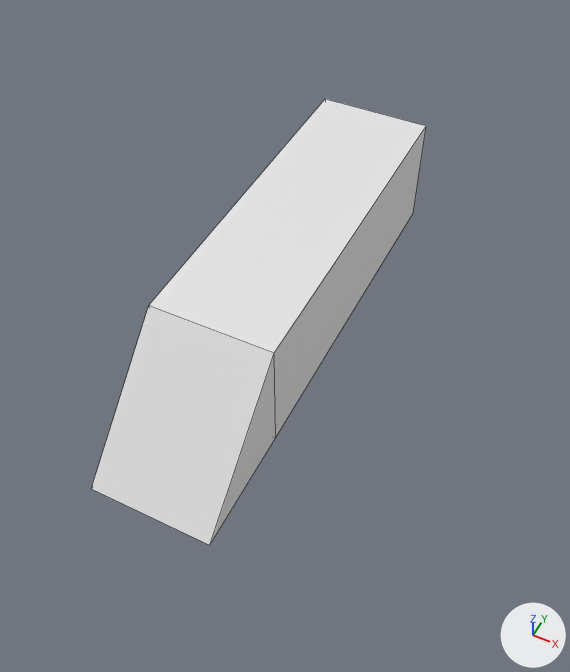
The Blender file Assets/Section 2 Box Modelling Assets/challenge_makeAirplane.blend: old version first, new version second.
Both versions are drawn from a camera (50 mm lens) standing at (4.23, -7.13, 10.09) and looking at (0.2, 0.92, 0.02). The lights are fixed; the arrows at lower right show +X, +Y and +Z. Mesh edges are drawn as thin lines.
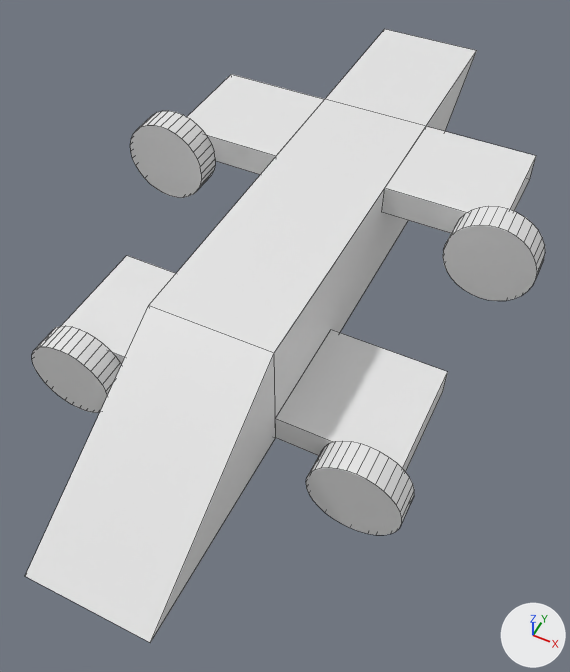
Boxes [x1, y1, x2, y2] around the edits, measured in the pictures (570 x 672 px):
'Cube.001', reshaped (18% wider, 15% taller)
    before: [149, 99, 426, 436]
    after: [149, 29, 477, 418]
'Cube.002', mesh rescaled (35% wider, 41% taller)
    before: [91, 305, 276, 545]
    after: [25, 305, 276, 643]
'Cube.005', added
    after: [275, 330, 448, 472]
'Cube.006', added
    after: [382, 127, 536, 233]
'Cube.003', added
    after: [187, 74, 325, 175]
'Cylinder.003', added
    after: [443, 207, 545, 301]
'Cylinder.002', added
    after: [306, 441, 414, 535]
'Cylinder', added
    after: [130, 111, 215, 198]
'Cube.004', added
    after: [61, 256, 176, 365]
'Cylinder.001', added
    after: [32, 326, 121, 413]
part 2 of me_cube_002, built on
    after: [325, 29, 477, 131]

Edits to the bpy script that builds the scene:
```text
Change me_cube_003:
    where me_cube_003.from_pydata(...)  # 6 vertices, 4 faces; spans x -1.0..1.0, y -1.0..1.0, z -1.0..1.0
    used by ob_cube_002; location = (0.0, -2.0, 1.0)
    me_cube_003 part 1: the whole mesh is scaled about its middle by (1, 1.75, 1), then moved by (0.0, -0.75, 0.0)
Change me_cube_002:
    where me_cube_002.from_pydata(...)  # 18 vertices, 12 faces; spans x -1.0..1.0, y -1.0..5.0, z -1.0..1.0
    used by ob_cube_001; location = (0.0, 0.0, 1.0)
    verts and faces of me_cube_002; kept vertices keep their numbers, new ones are numbered from 18
    before: 8 (-1.0, 5.0, 1.0) at pixel (325, 98), 9 (-1.0, 5.0, -1.0), 10 (1.0, 5.0, -1.0) at pixel (413, 213), 11 (1.0, 5.0, 1.0) at pixel (426, 125), 16 (-1.0, 5.0, 1.0) at pixel (325, 98)
    before: 17 (1.0, 5.0, 1.0) at pixel (426, 125)
    me_cube_002 part 2
    add delete_faces([(8, 11, 10, 9)])
    add verts[18] = (-1.0, 8.0, 1.0)  # pixel (384, 28)
    add verts[19] = (1.0, 8.0, 1.0)  # pixel (476, 50)
    add faces += [(8, 11, 19, 18), (10, 17, 19), (9, 18, 19, 10), (9, 16, 18)]
Add me_cube_004:
    me_cube_004.from_pydata(...)  # a box spanning x -1.0..1.0, y -1.0..1.0, z -1.0..1.0
Add me_cylinder:
    me_cylinder.from_pydata(...)  # a 32-sided cylinder along z spanning x -1.0..1.0, y -1.0..1.0, z -1.0..1.0
Add ob_cube_003:
    ob_cube_003 = bpy.data.objects.new('Cube.003', me_cube_004)
    ob_cube_003.location = (-2.0, 3.98, 1.75)
    ob_cube_003.scale = (1.0, 1.0, 0.25)
Add ob_cube_004:
    ob_cube_004 = bpy.data.objects.new('Cube.004', me_cube_004.copy())
    ob_cube_004.location = (-2.0, 0.0, 0.25)
    ob_cube_004.scale = (1.0, 1.0, 0.25)
Add ob_cylinder:
    ob_cylinder = bpy.data.objects.new('Cylinder', me_cylinder)
    ob_cylinder.location = (-3.0, 2.75, 1.53)
    ob_cylinder.rotation_euler = (1.571, 1.571, 0.0)  # degrees (90, 90, 0)
    ob_cylinder.scale = (0.75, 0.75, 0.25)
Add ob_cylinder_001:
    ob_cylinder_001 = bpy.data.objects.new('Cylinder.001', me_cylinder.copy())
    ob_cylinder_001.location = (-2.5, -1.25, 0.0)
    ob_cylinder_001.rotation_euler = (1.571, 1.571, 0.0)  # degrees (90, 90, 0)
    ob_cylinder_001.scale = (0.75, 0.75, 0.25)
Add ob_cylinder_002:
    ob_cylinder_002 = bpy.data.objects.new('Cylinder.002', me_cylinder.copy())
    ob_cylinder_002.location = (2.5, -1.25, 0.0)
    ob_cylinder_002.rotation_euler = (1.571, 1.571, 0.0)  # degrees (90, 90, 0)
    ob_cylinder_002.scale = (0.75, -0.75, 0.25)
Add ob_cylinder_003:
    ob_cylinder_003 = bpy.data.objects.new('Cylinder.003', me_cylinder.copy())
    ob_cylinder_003.location = (3.0, 2.75, 1.53)
    ob_cylinder_003.rotation_euler = (1.571, 1.571, 0.0)  # degrees (90, 90, 0)
    ob_cylinder_003.scale = (0.75, -0.75, 0.25)
Add ob_cube_005:
    ob_cube_005 = bpy.data.objects.new('Cube.005', me_cube_004.copy())
    ob_cube_005.location = (2.0, 0.0, 0.25)
    ob_cube_005.scale = (-1.0, 1.0, 0.25)
Add ob_cube_006:
    ob_cube_006 = bpy.data.objects.new('Cube.006', me_cube_004.copy())
    ob_cube_006.location = (2.0, 3.98, 1.75)
    ob_cube_006.scale = (-1.0, 1.0, 0.25)
```
